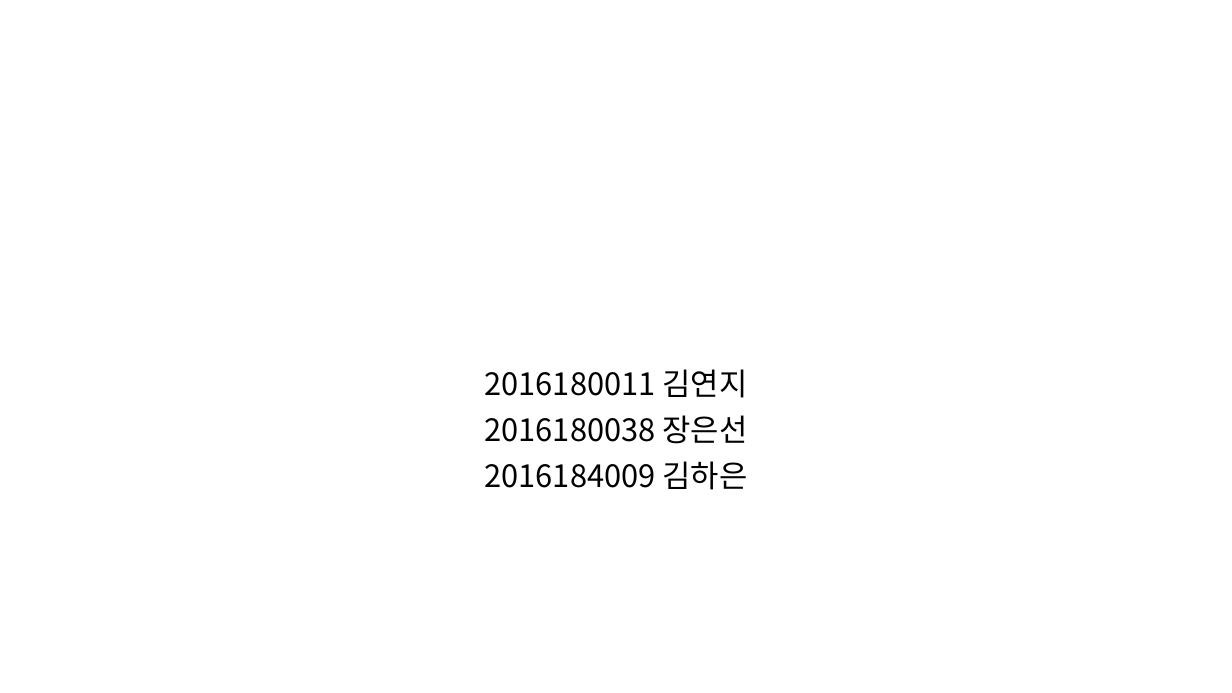
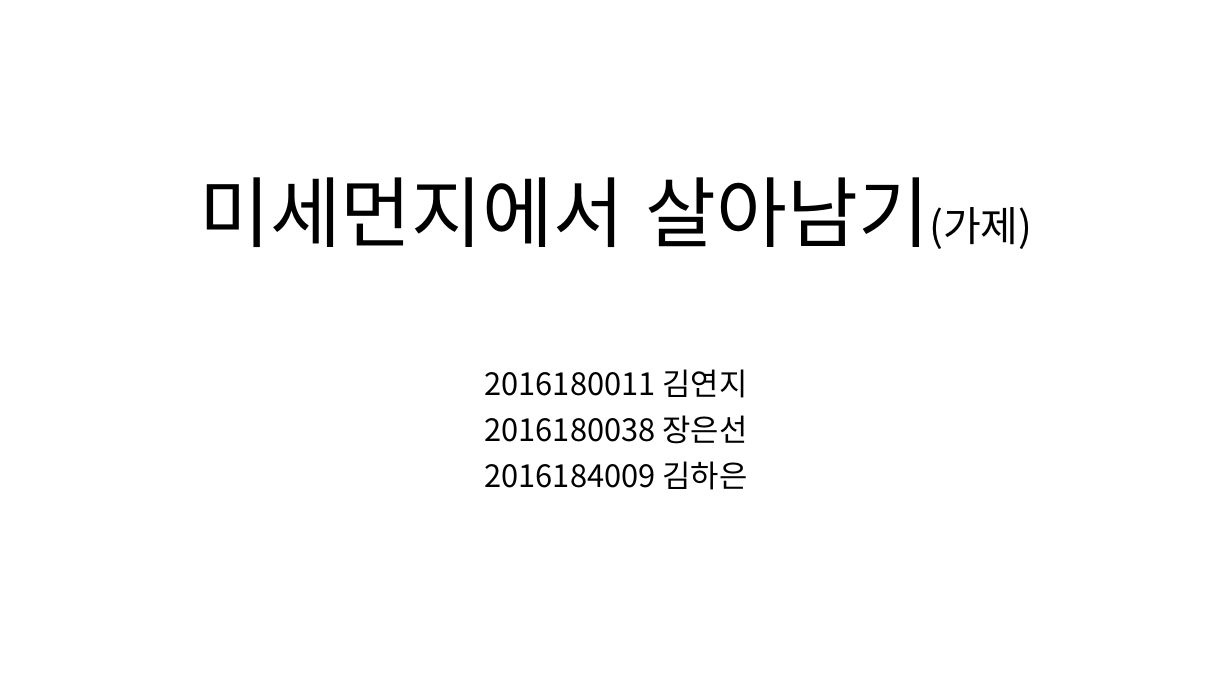
Before and after one commit to goldsun119/Graduation-Project, a slide deck: slide 1 of Document/1122 기획발표자료_01.pptx. Drawn at 1232x693 pixels with LibreOffice and Linux fonts; fonts in the diff are those of the drawing. Boxes give left, top, right and bottom in pixels: in the first picture for what was removed or moved away, otherwise in the second. Text is boxed around its words. In the diff, an @@ line names an element or a change of style, - is before the commit and + after.

```diff
--- a/Document/1122 기획발표자료_01.pptx
+++ b/Document/1122 기획발표자료_01.pptx
@@ title added at [199, 177, 1032, 249], 60 pt, text #000000 @@
+미세먼지에서 살아남기(가제)
```
Also in this commit, not shown: 3 other slides changed, 3 slides added.
